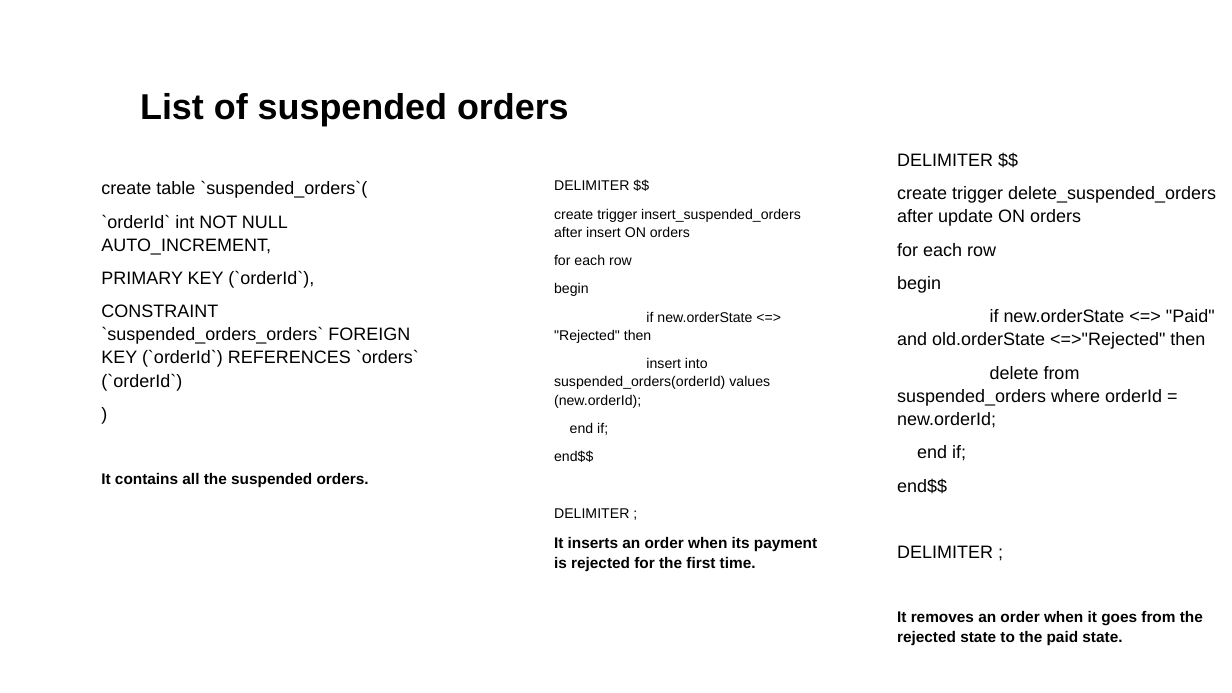
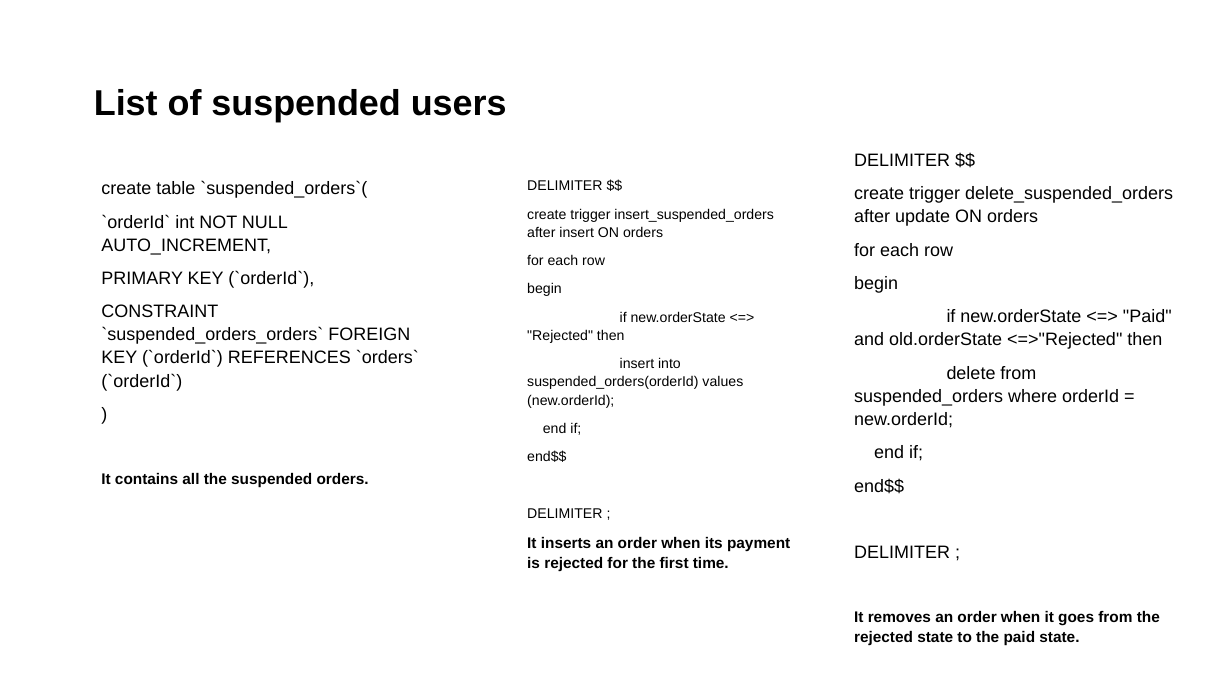
Before and after one commit to priscia99/databases-2-project, a slide deck: slide 23 of Deliverables/Report/Report.pptx. Drawn at 1232x693 pixels with LibreOffice and Linux fonts; fonts in the diff are those of the drawing. Boxes give left, top, right and bottom in pixels: in the first picture for what was removed or moved away, otherwise in the second. Text is boxed around its words. In the diff, an @@ line names an element or a change of style, - is before the commit and + after.

```diff
--- a/Deliverables/Report/Report.pptx
+++ b/Deliverables/Report/Report.pptx
@@ text at box(94, 89, 507, 122): text changed @@
-  List of suspended orders
+List of suspended users
@@ text "DELIMITER $$": place and size @@
-text "DELIMITER $$" at box(554, 180, 817, 571)
+text "DELIMITER $$" at box(527, 180, 790, 571)
@@ text "DELIMITER $$": place and size @@
-text "DELIMITER $$" at box(897, 153, 1216, 645)
+text "DELIMITER $$" at box(854, 153, 1173, 645)
```
Also in this commit, not shown: 28 other slides changed, 6 other files.
